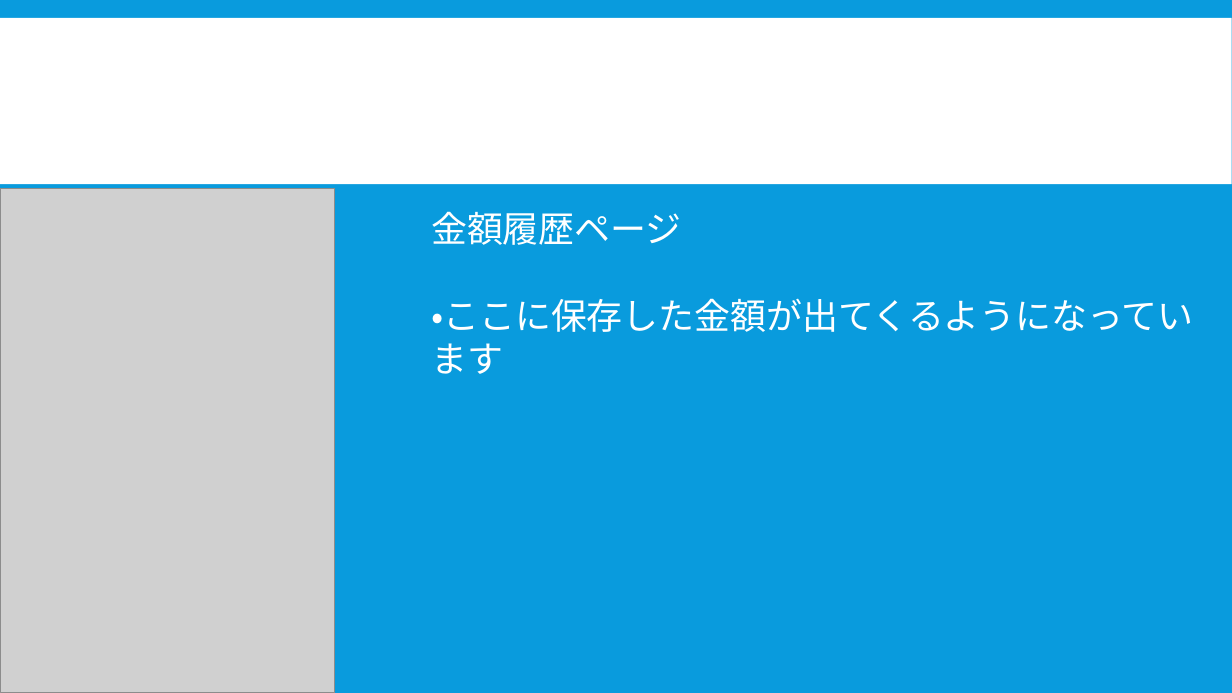
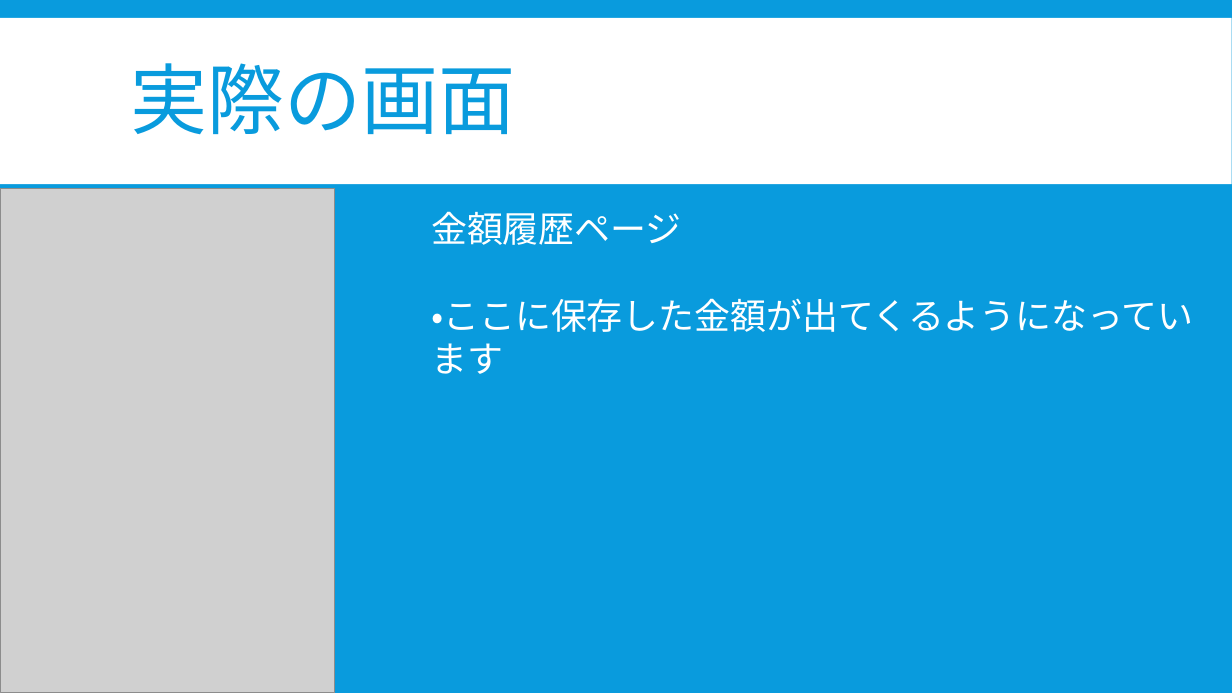
Before and after one commit to hanzawayuki/mobile, a slide deck: slide 6 of 金銭管理アプリ.pptx. Drawn at 1232x693 pixels with LibreOffice and Linux fonts; fonts in the diff are those of the drawing; grey boxes stand for pictures. Boxes give left, top, right and bottom in pixels: in the first picture for what was removed or moved away, otherwise in the second. Text is boxed around its words. In the diff, an @@ line names an element or a change of style, - is before the commit and + after.

```diff
--- a/金銭管理アプリ.pptx
+++ b/金銭管理アプリ.pptx
@@ title added at bbox=[131, 63, 516, 135], 60 pt, text #099BDD @@
+実際の画面
```
Also in this commit, not shown: 2 slides added.
